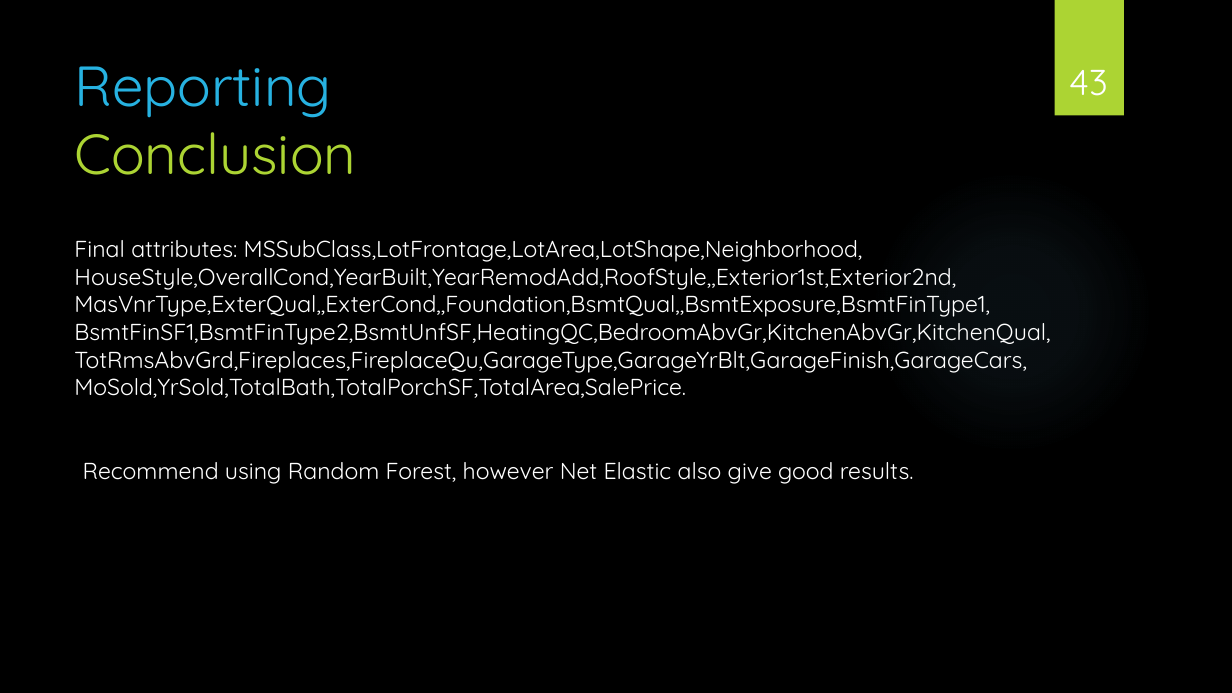
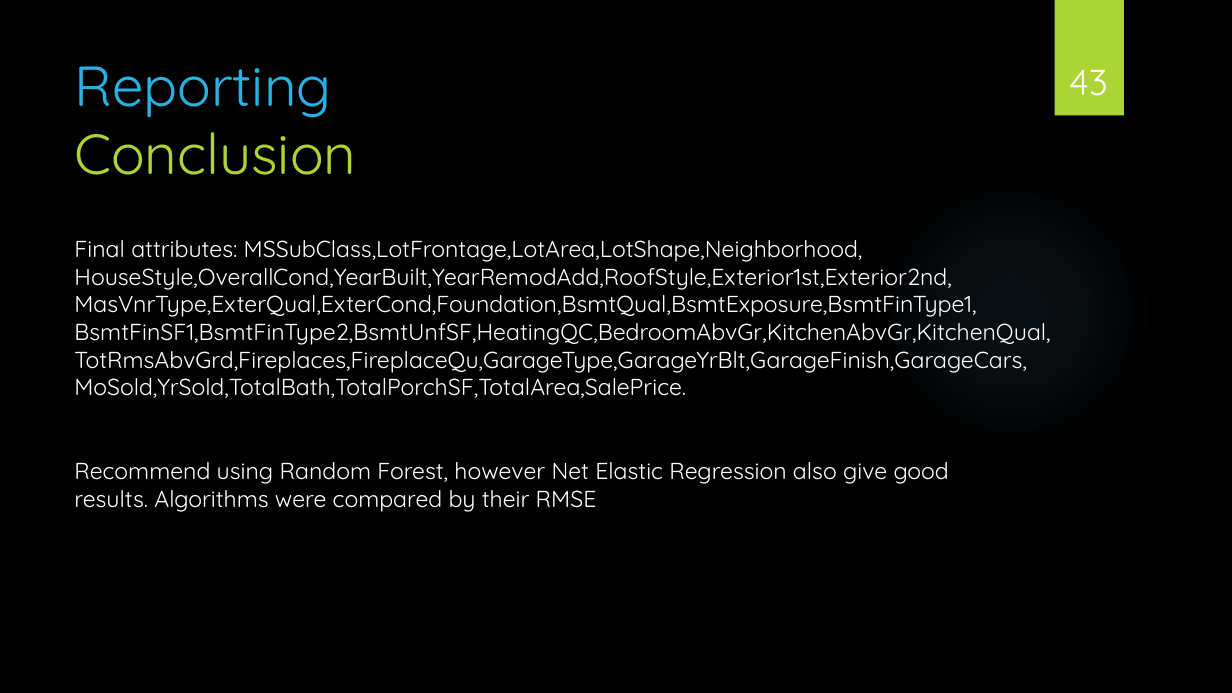
Before and after one commit to AbdullahArshad94/HousingData, a slide deck: slide 43 of endyearproject.pptx. Drawn at 1232x693 pixels with LibreOffice and Linux fonts; fonts in the diff are those of the drawing; background and template pictures are left out. Boxes give left, top, right and bottom in pixels: in the first picture for what was removed or moved away, otherwise in the second. Text is boxed around its words. In the diff, an @@ line names an element or a change of style, - is before the commit and + after.

```diff
--- a/endyearproject.pptx
+++ b/endyearproject.pptx
@@ text at box(74, 261, 976, 317): text changed @@
-HouseStyle,OverallCond,YearBuilt,YearRemodAdd,RoofStyle,,Exterior1st,Exterior2nd,
-MasVnrType,ExterQual,,ExterCond,,Foundation,BsmtQual,,BsmtExposure,BsmtFinType1,
+HouseStyle,OverallCond,YearBuilt,YearRemodAdd,RoofStyle,Exterior1st,Exterior2nd,
+MasVnrType,ExterQual,ExterCond,Foundation,BsmtQual,BsmtExposure,BsmtFinType1,
@@ text at box(74, 462, 949, 512): text changed @@
-Recommend using Random Forest, however Net Elastic also give good results.
+Recommend using Random Forest, however Net Elastic Regression also give good results. Algorithms were compared by their RMSE
```
Also in this commit, not shown: 2 other slides changed, 2 other files.
